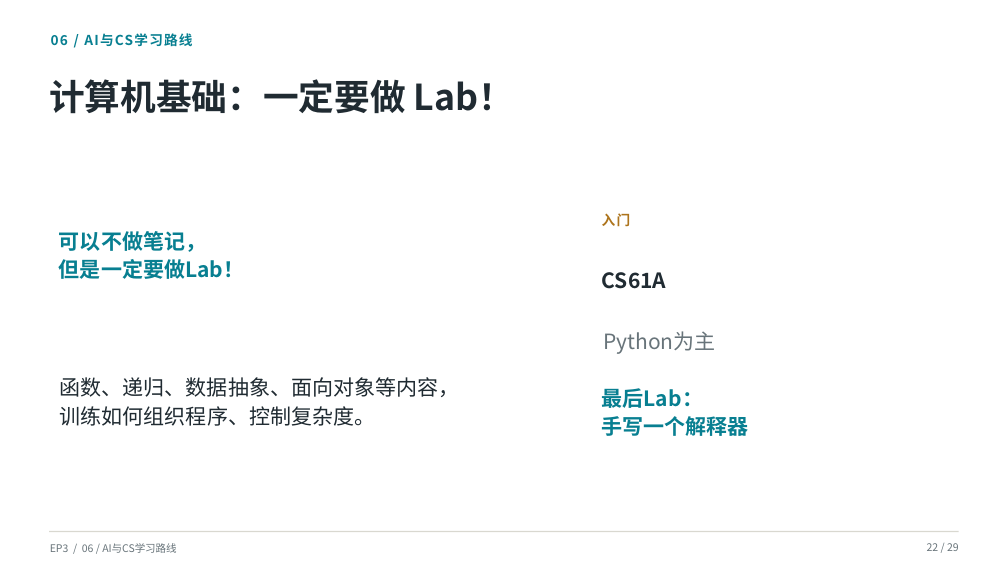
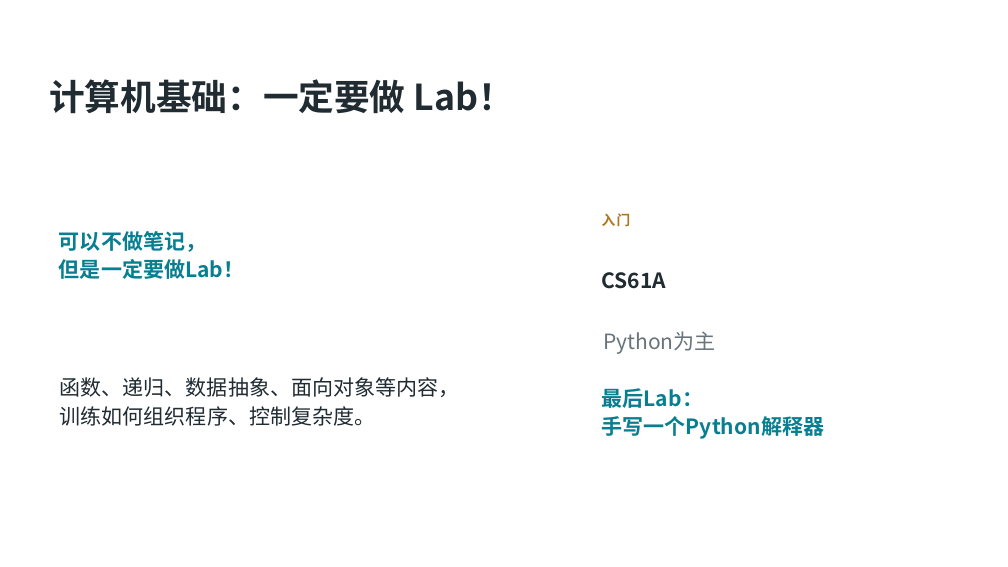
Before and after one commit to SCPZ24/AgentFlow-Salon, a slide deck: slide 14 of PPTs/EP3/Meeting03.pptx (slide 17 before the commit). Drawn at 1008x567 pixels with LibreOffice and Linux fonts; fonts in the diff are those of the drawing; background and template pictures are left out. Boxes give left, top, right and bottom in pixels: in the first picture for what was removed or moved away, otherwise in the second. Text is boxed around its words. In the diff, an @@ line names an element or a change of style, - is before the commit and + after.

```diff
--- a/PPTs/EP3/Meeting03.pptx
+++ b/PPTs/EP3/Meeting03.pptx
@@ text removed at [51,33,192,47] @@
-06 / AI与CS学习路线
@@ text at [602,416,824,439]: text changed @@
-手写一个解释器
+手写一个Python解释器
@@ line removed from (49, 532) to (959, 532) @@
@@ text removed at [50,543,176,553] @@
-EP3 / 06 / AI与CS学习路线
@@ text removed at [927,543,959,551] @@
-22 / 29
```
Also in this commit, not shown: 10 other slides changed, 3 slides added, 7 slides removed, 8 other files.
